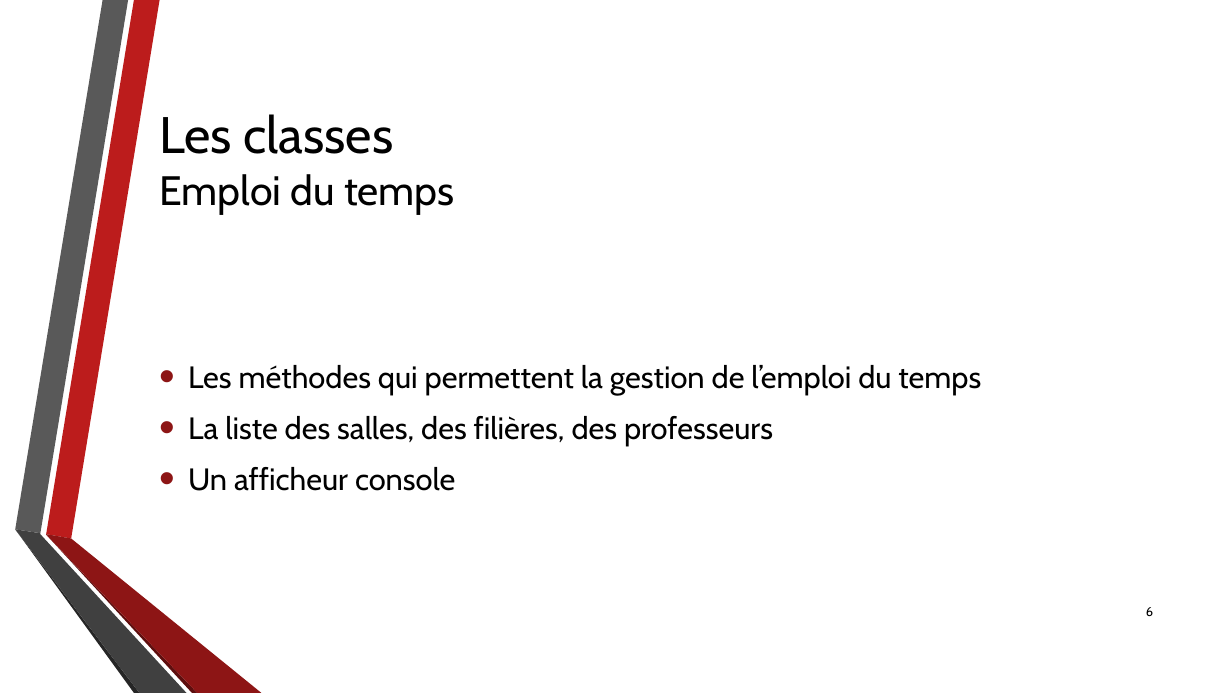
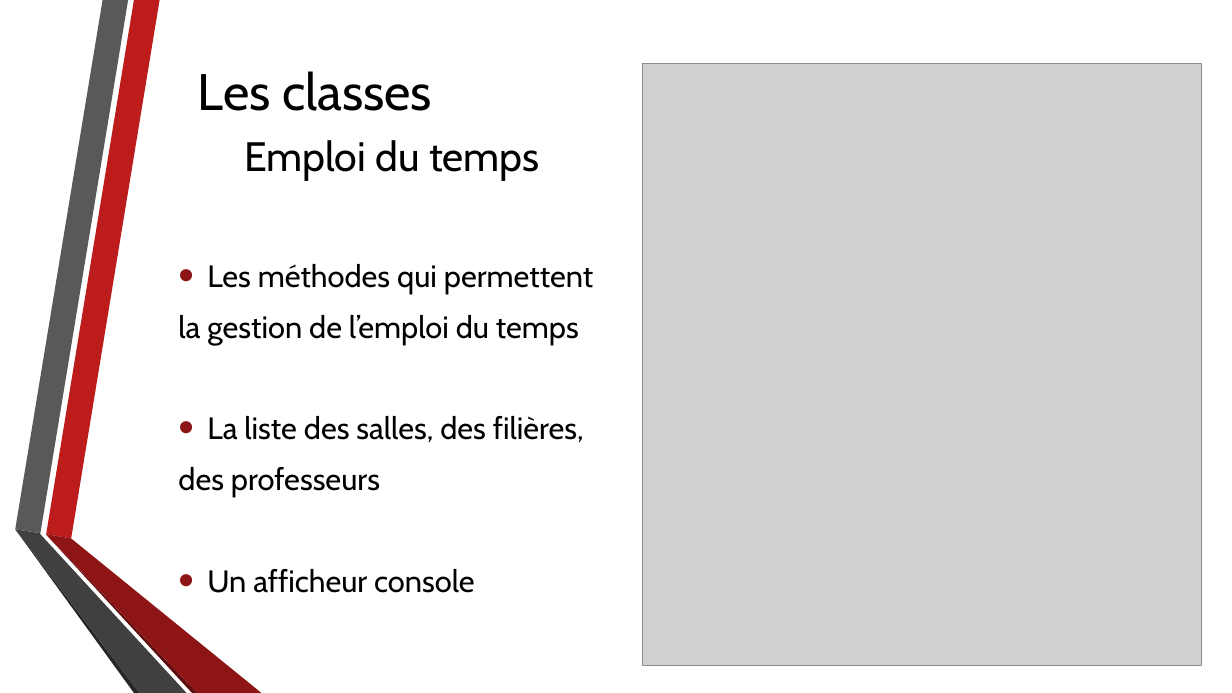
Before and after one commit to DanielLeThug/CalendrierCpp, a slide deck: slide 6 of Divers/PrésentationQDP.pptx. Drawn at 1232x693 pixels with LibreOffice and Linux fonts; fonts in the diff are those of the drawing; grey boxes stand for pictures; background and template pictures are left out. Boxes give left, top, right and bottom in pixels: in the first picture for what was removed or moved away, otherwise in the second. Text is boxed around its words. In the diff, an @@ line names an element or a change of style, - is before the commit and + after.

```diff
--- a/Divers/PrésentationQDP.pptx
+++ b/Divers/PrésentationQDP.pptx
@@ title "Les classes Emploi du temps" rewrapped from box(159, 114, 455, 214) to box(198, 71, 540, 181) @@
@@ picture added at box(642, 64, 1201, 665) @@
@@ text "Les méthodes qui permettent": place and size @@
-text "Les méthodes qui permettent" at box(188, 365, 981, 491)
+text "Les méthodes qui permettent" at box(178, 264, 593, 593)
@@ text at box(178, 264, 593, 497): text changed @@
-• Les méthodes qui permettent la gestion de l’emploi du temps
-• La liste des salles, des filières, des professeurs
+• Les méthodes qui permettent
+la gestion de l’emploi du temps
+• La liste des salles, des filières,
+des professeurs
@@ page number removed at box(1146, 607, 1153, 616) @@
-6
```
Also in this commit, not shown: 12 other slides changed.
